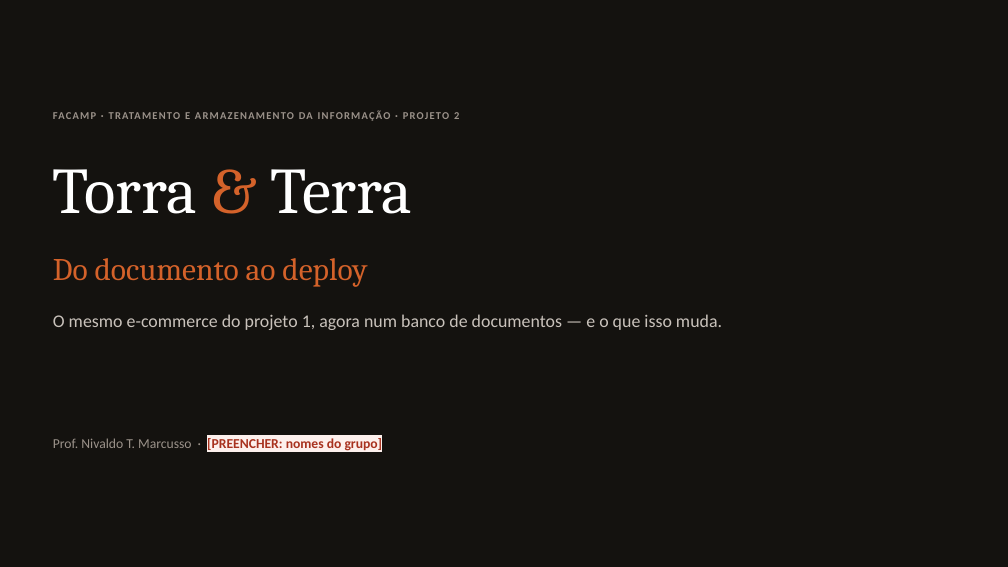
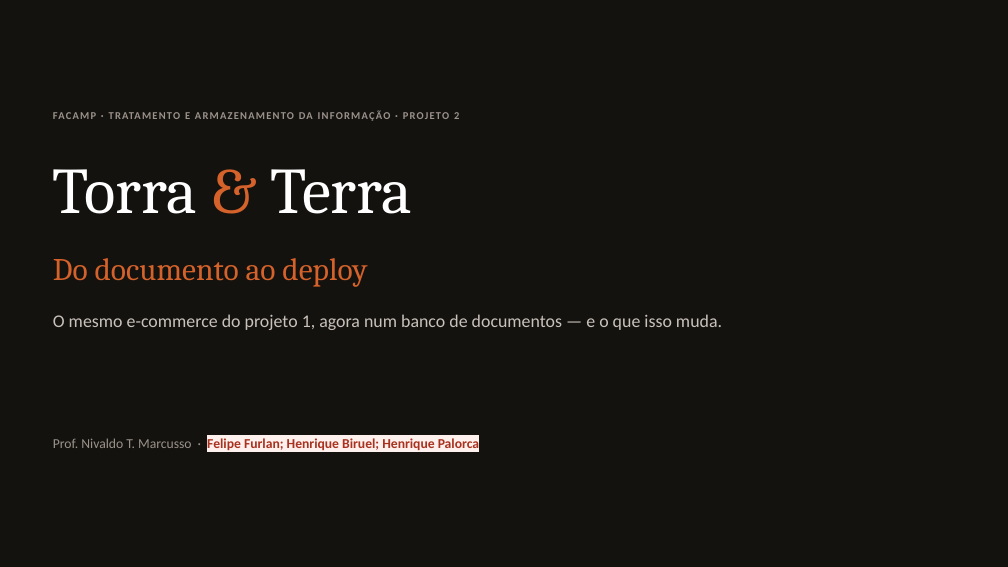
Before and after one commit to lipefurlan/projeto-nivaldo-nosql, a slide deck: slide 1 of public/static/Torra_e_Terra_NoSQL.pptx. Drawn at 1008x567 pixels with LibreOffice and Linux fonts; fonts in the diff are those of the drawing. Boxes give left, top, right and bottom in pixels: in the first picture for what was removed or moved away, otherwise in the second. Text is boxed around its words. In the diff, an @@ line names an element or a change of style, - is before the commit and + after.

```diff
--- a/public/static/Torra_e_Terra_NoSQL.pptx
+++ b/public/static/Torra_e_Terra_NoSQL.pptx
@@ text at (x1=53, y1=438, x2=479, y2=450): text changed @@
-Prof. Nivaldo T. Marcusso · [PREENCHER: nomes do grupo]
+Prof. Nivaldo T. Marcusso · Felipe Furlan; Henrique Biruel; Henrique Palorca
```
Also in this commit, not shown: 1 other slide changed, 1 other file.
